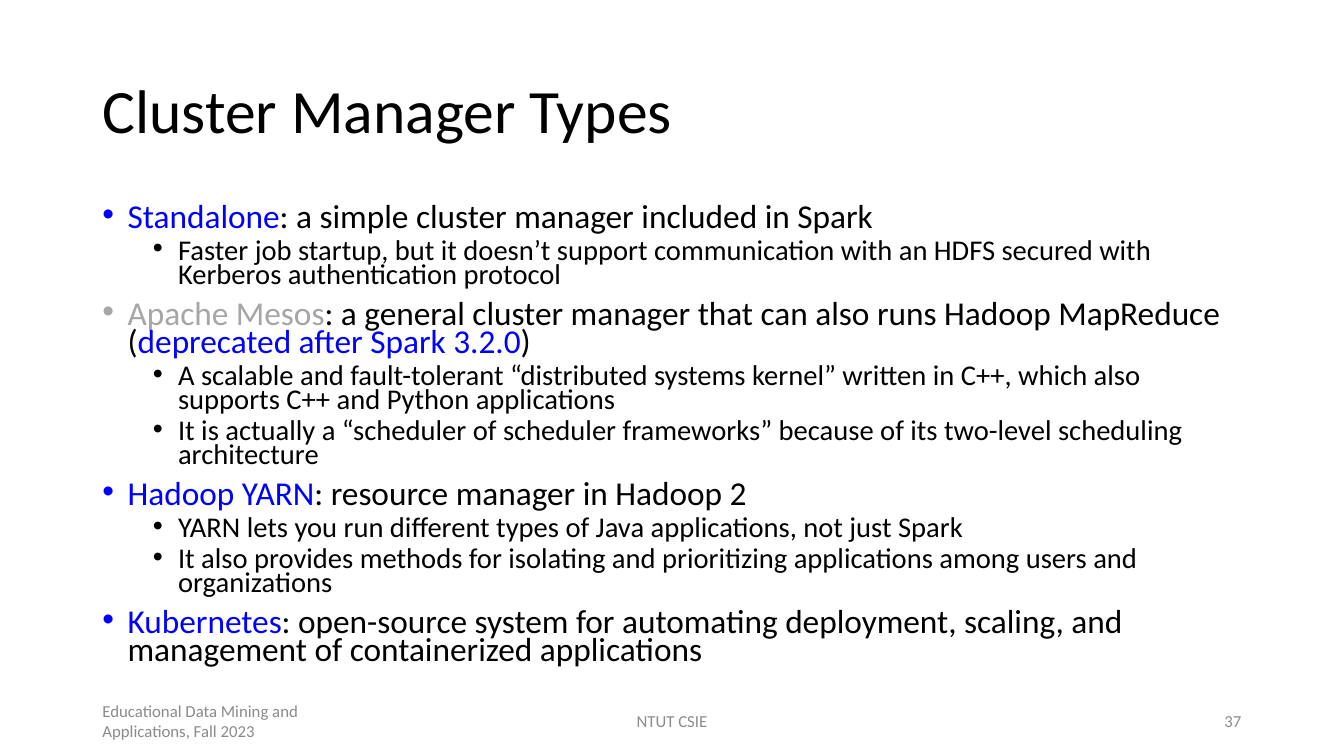
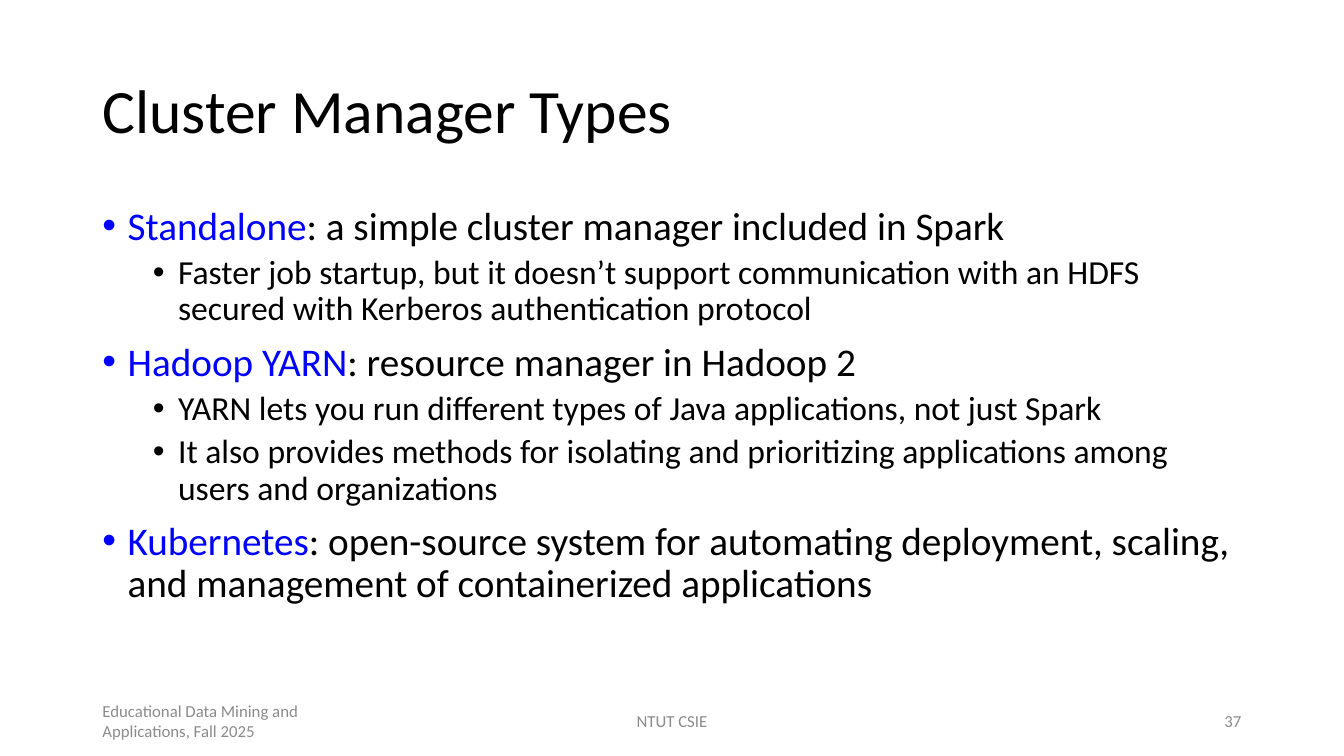
Before and after one commit to chriswjh/chriswjh.github.io, a slide deck: slide 37 of EDM/distributed_platforms.pptx. Drawn at 1344x756 pixels with LibreOffice and Linux fonts; fonts in the diff are those of the drawing. Boxes give left, top, right and bottom in pixels: in the first picture for what was removed or moved away, otherwise in the second. Text is boxed around its words. In the diff, an @@ line names an element or a change of style, - is before the commit and + after.

```diff
--- a/EDM/distributed_platforms.pptx
+++ b/EDM/distributed_platforms.pptx
@@ text "Standalone: a simple cluster manager ..." at box(128, 212, 1229, 604): size 23.8 to 28 pt in "Standalone: a simple cluster manager included in ...", "Hadoop YARN: resource manager in Hadoop 2", "Kubernetes: open-source system for automating deployment, sc ..."; size 20.4 to 24 pt in "Faster job startup, but it doesn’t support ...", "YARN lets you run different types of ...", "It also provides methods for isolating and ..."; line spacing 0.7 to 0.9 @@
@@ text at box(128, 302, 1220, 465): paragraphs removed @@
-• Apache Mesos: a general cluster manager that can also runs Hadoop MapReduce (deprecated after Spark 3.2.0)
-  • A scalable and fault-tolerant “distributed systems kernel” written in C++, which also supports C++ and Python applications
-  • It is actually a “scheduler of scheduler frameworks” because of its two-level scheduling architecture
@@ text at box(102, 705, 298, 740): text changed @@
-Educational Data Mining and Applications, Fall 2023
+Educational Data Mining and Applications, Fall 2025
```
Also in this commit, not shown: 44 other slides changed, 2 slides added, 1 other file.
